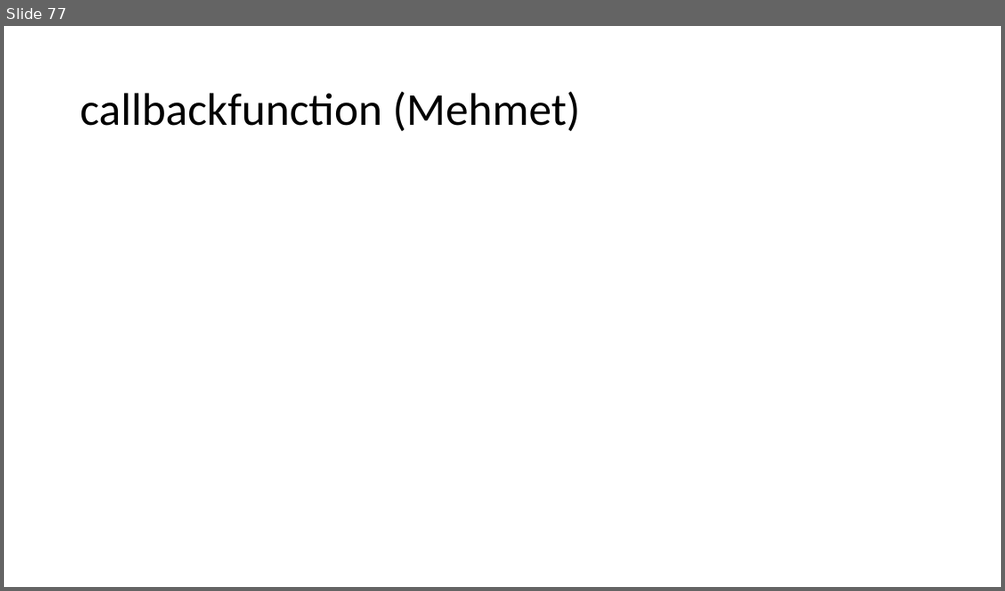
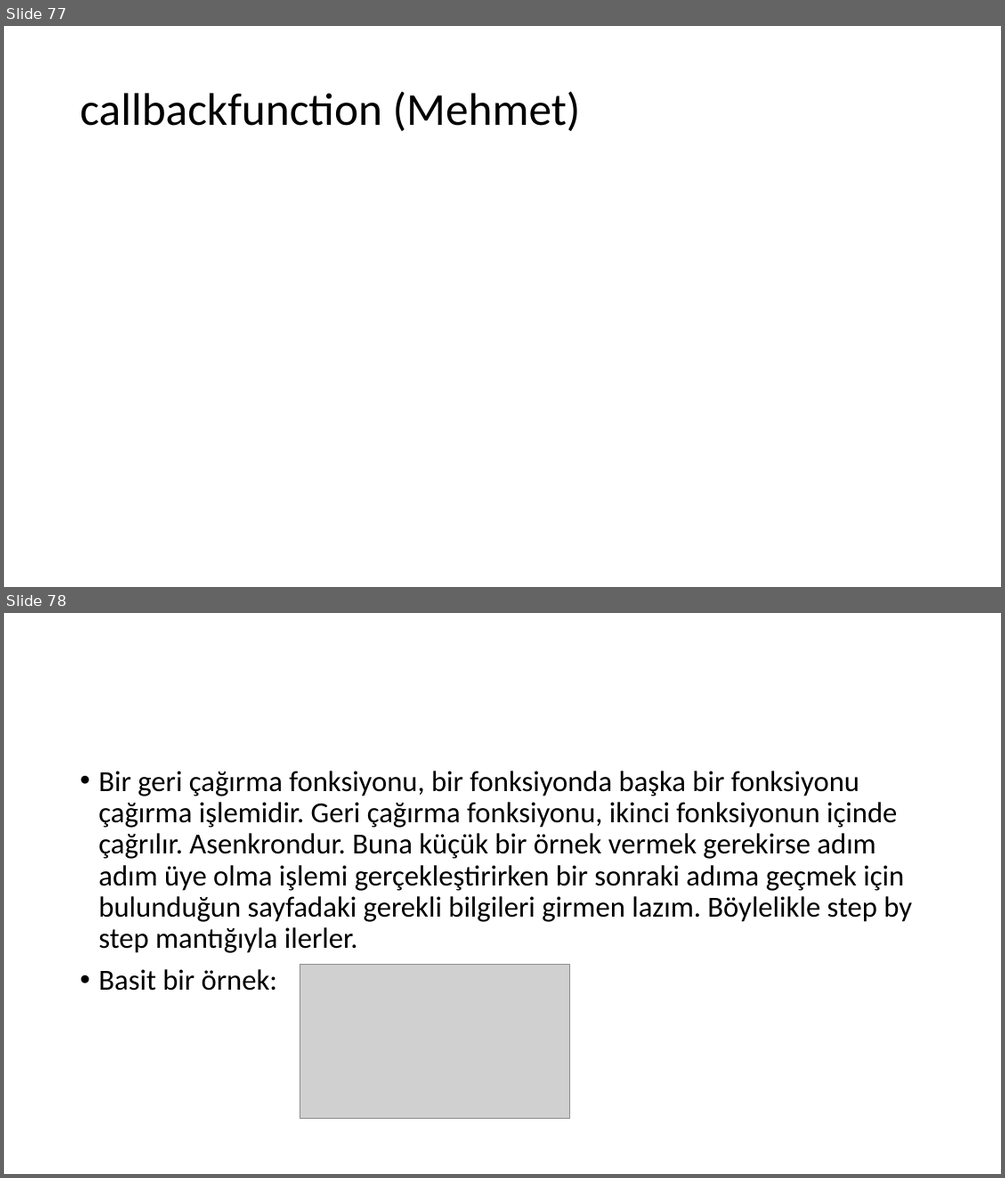
Before and after one commit to 207-Atmosware-Java-Bootcamp/2-hafta-cuma-odevi-tolgagur, a slide deck: tolgagureli.pptx. Shown one above the other, each under a label of ours: slide 77 before the commit, slides 77 and 78 after it. The pictures are 1005x591 and 1005x1178 pixels, drawn with LibreOffice and Linux fonts; fonts in the diff are those of the drawing; grey boxes stand for pictures. Boxes give left, top, right and bottom in pixels: in the first picture for what was removed or moved away, otherwise in the second. Text is boxed around its words. In the diff, an @@ line names an element or a change of style, - is before the commit and + after.

Commit message:
edit

```diff
--- a/tolgagureli.pptx
+++ b/tolgagureli.pptx
@@ slide 78 added at <box>4,613,1001,1174</box>, background #FFFFFF @@
@@ text added at <box>98,771,912,990</box>, 28 pt, text #000000 @@
+• Bir geri çağırma fonksiyonu, bir fonksiyonda başka bir fonksiyonu çağırma işlemidir. Geri çağırma fonksiyonu, ikinci fonksiyonun içinde çağrılır. Asenkrondur. Buna küçük bir örnek vermek gerekirse adım adım üye olma işlemi gerçekleştirirken bir sonraki adıma geçmek için bulunduğun sayfadaki gerekli bilgileri girmen lazım. Böylelikle step by step mantığıyla ilerler.
+• Basit bir örnek:
@@ picture added at <box>300,964,569,1118</box> @@
```
